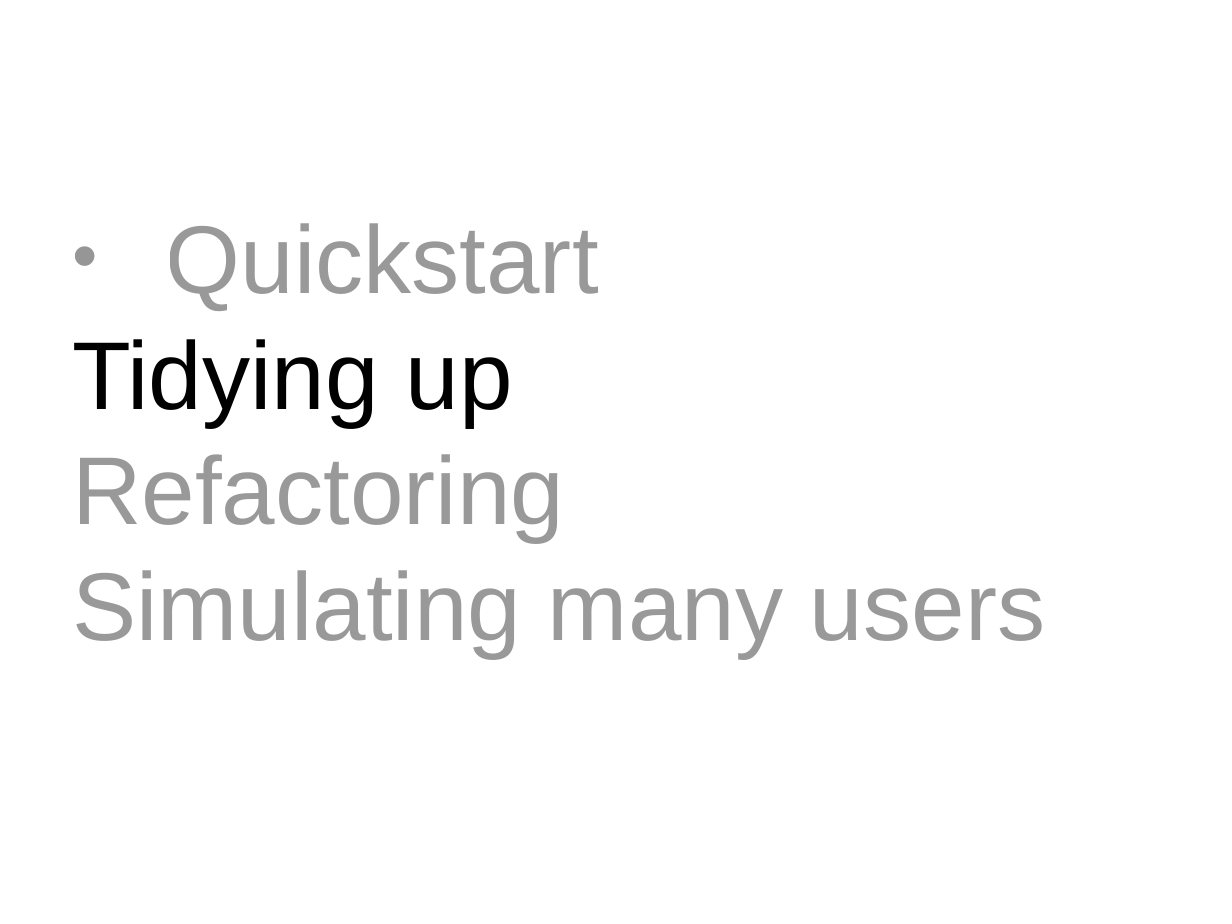
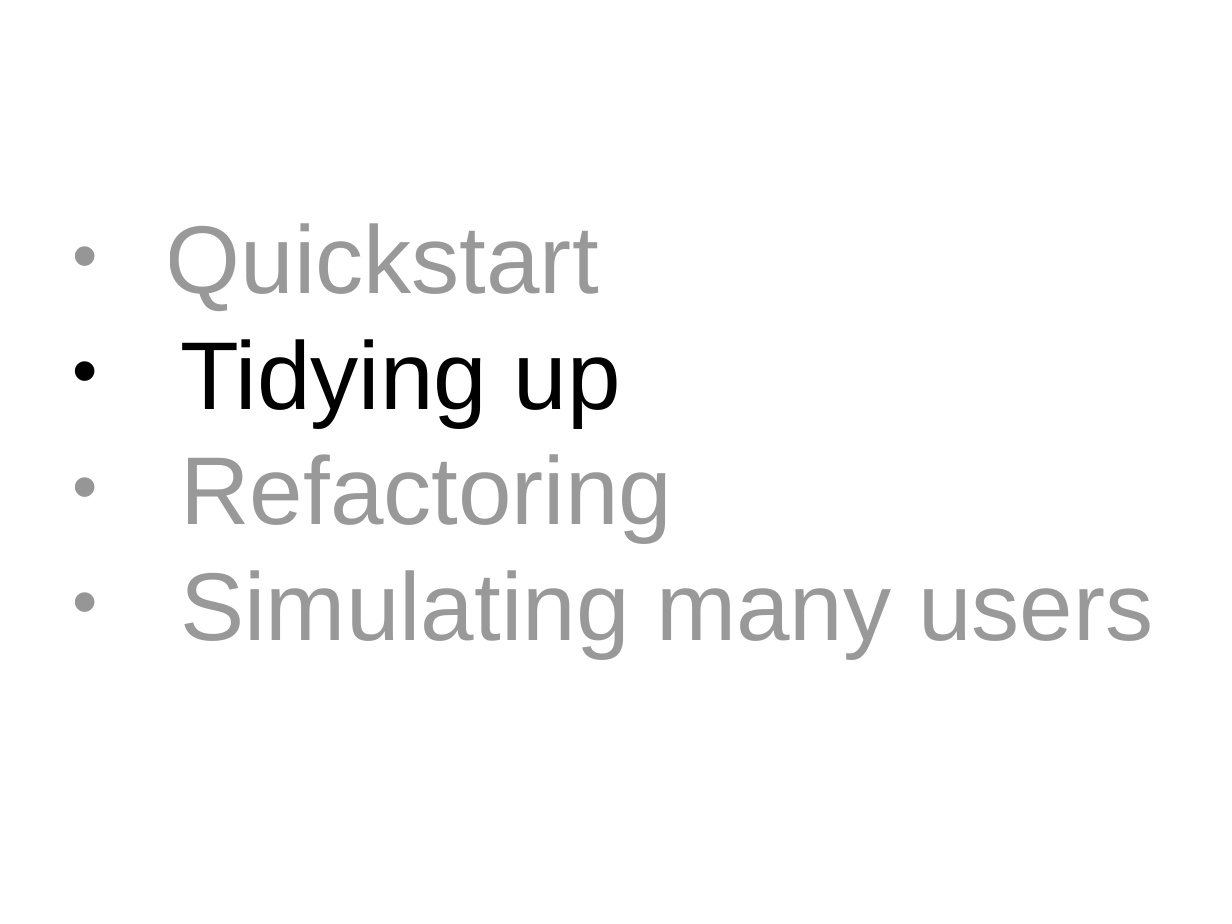
Before and after one commit to stephanrauh/Gatling-Load-Tests, a slide deck: slide 10 of LoadTestWithGatling.pptx. Drawn at 1232x924 pixels with LibreOffice and Linux fonts; fonts in the diff are those of the drawing. Boxes give left, top, right and bottom in pixels: in the first picture for what was removed or moved away, otherwise in the second. Text is boxed around its words. In the diff, an @@ line names an element or a change of style, - is before the commit and + after.

```diff
--- a/LoadTestWithGatling.pptx
+++ b/LoadTestWithGatling.pptx
@@ title at <box>180,339,1153,657</box>: bullet none to • @@
```
Also in this commit, not shown: 2 other slides changed, 1 slide removed.
